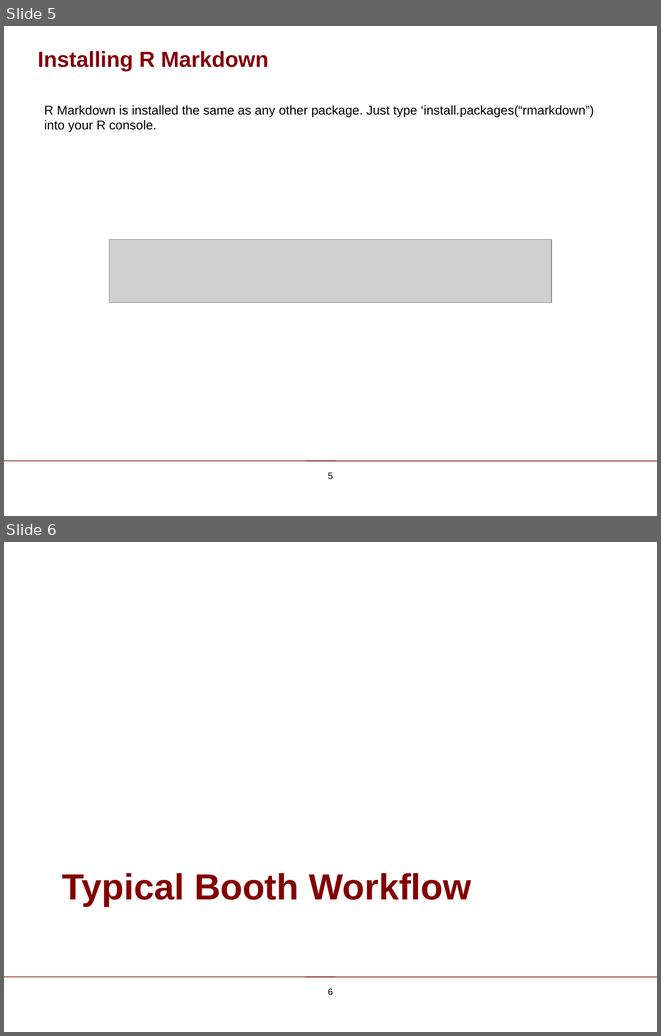
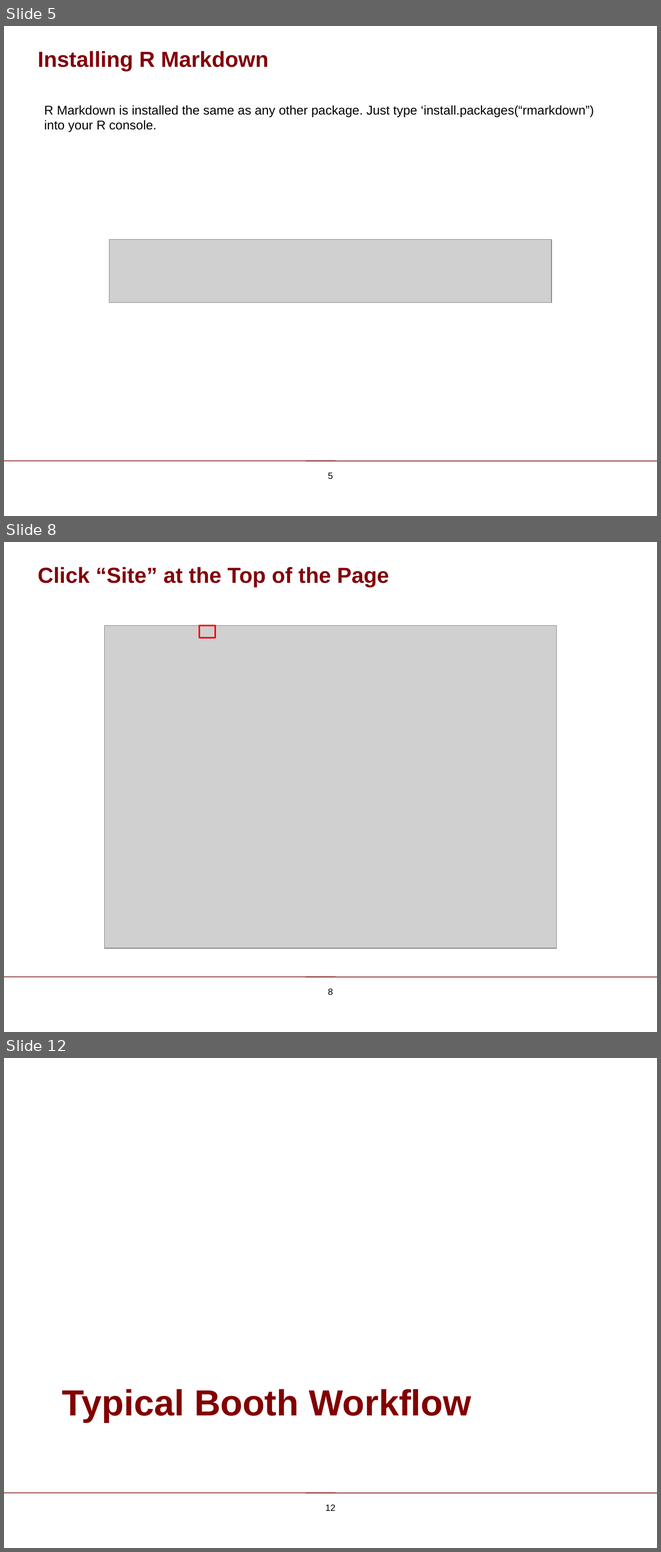
Before and after one commit to ChicagoBoothAnalytics/site, a slide deck: zzz MEDIA/Intermediate R.pptx. Shown one above the other, each under a label of ours: slides 5 and 6 before the commit, slides 5, 8 and 12 after it; the slides between them are not shown. The pictures are 661x1036 and 661x1552 pixels, drawn with LibreOffice and Linux fonts; fonts in the diff are those of the drawing; grey boxes stand for pictures; background and template pictures are left out. Boxes give left, top, right and bottom in pixels: in the first picture for what was removed or moved away, otherwise in the second. Text is boxed around its words. In the diff, an @@ line names an element or a change of style, - is before the commit and + after.

```diff
--- a/zzz MEDIA/Intermediate R.pptx
+++ b/zzz MEDIA/Intermediate R.pptx
@@ slide 8 added at (4,542,657,1032), background #FFFFFF; not listed: 1 template element that a slide beside it also shows @@
@@ text added at (38,567,389,587), 24 pt, text #820009, bold @@
+Click “Site” at the Top of the Page
@@ table added at (406,582,421,608), 1 rows, 1 columns @@
+
@@ picture added at (105,626,556,948) @@
@@ rectangle added at (199,626,215,638), outline #FF0000 2 pt @@
@@ page number added at (328,988,333,995), 10 pt, text #000000 @@
+8
@@ what was slide 6 is now slide 12 @@
@@ page number at (325,1504,335,1511): text changed @@
-6
+12
```
Also in this commit, not shown: 1 slide changed, 6 other slides added, 1 slide removed, 3 other files.
